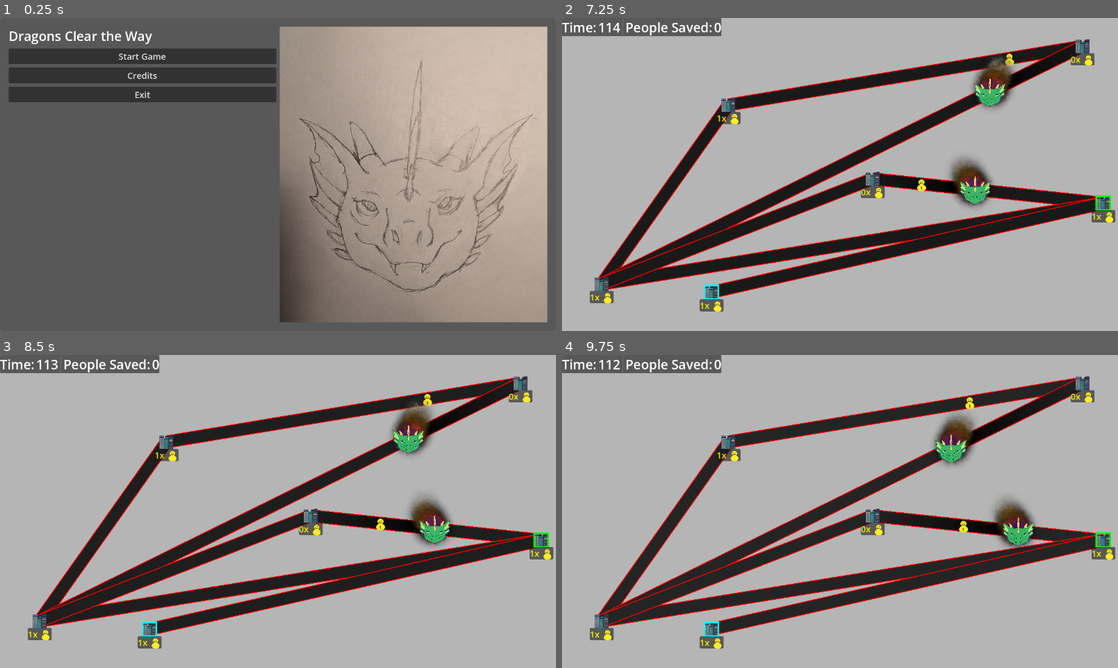
Above: before the commit, frames 1-4 (two rows, left to right).
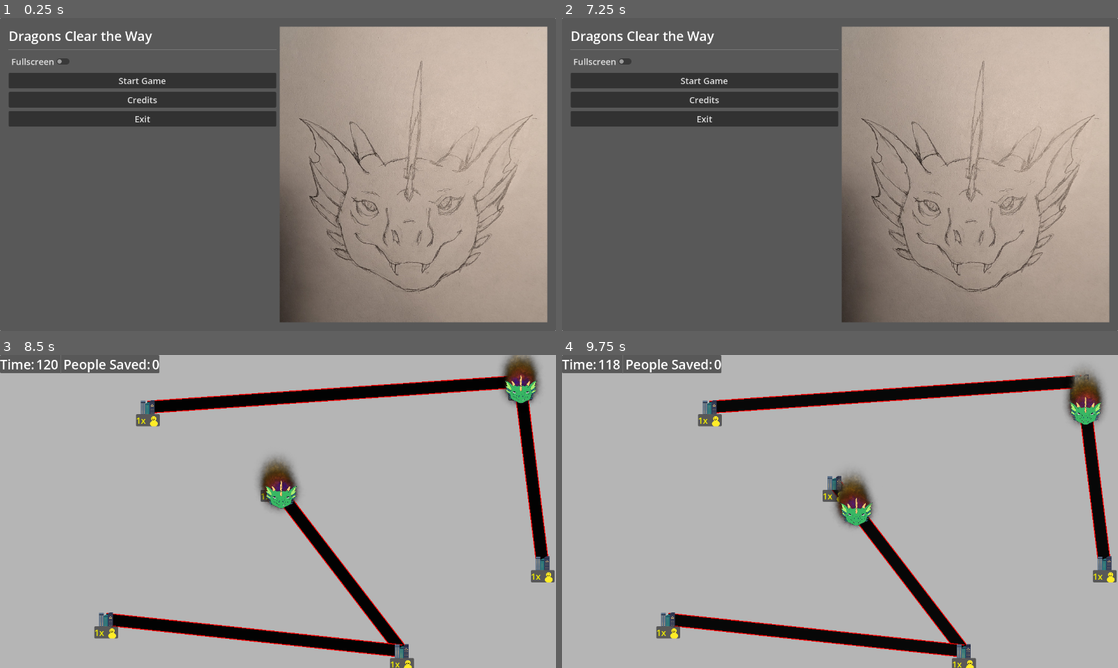
Above: after the commit, the same moments.

Repository: firefly2442/queble-game-jam
Game: Godot game, scene res://scenes/Main.tscn
Two runs of this game, one before a commit and one after it. Both use one fixed random seed, a clock stepped at 60 frames per second and the inputs below.
Inputs (mouse positions are in pixels of both pictures, inside the frame that each line leads up to):
- Up to frame 1 (0.25 s): no input
- Up to frame 2 (7.25 s): click "Start Game" at 0.5 s; click "Start" at 1.25 s; drag from (1084, 46) to (728, 105) at 2.02 s; drag from (728, 105) to (1084, 46) at 2.77 s; move the mouse to (873, 177) at 3.52 s; click (873, 177) at 3.67 s; drag from (1101, 202) to (728, 105) at 4.27 s; drag from (712, 293) to (873, 177) at 5.02 s; drag from (600, 284) to (873, 177) at 5.77 s; move the mouse to (867, 174) at 6.52 s; click (867, 174) at 6.67 s; tap Escape (ui_cancel) at 7.15 s
- Up to frame 3 (8.5 s): click (144, 417) at 7.25 s, where only the run after the commit has a clickable "Start Game"; click (278, 486) at 8 s, where only the run after the commit has a clickable "Start"
- Up to frame 4 (9.75 s): drag from (756, 433) to (712, 630) at 8.77 s; move the mouse to (962, 495) at 9.52 s; click (962, 495) at 9.67 s

The runs differ from the first frame. In frame 1, 7.6% of the frame differs, in the area x 1-50%, y 9-35%; in frame 2, 92%, in the area x 0-100%, y 0-100%; in frame 3, 28%; in frame 4, 28%.

Commit message:
feat: add fullscreen and escape ability

Diff:
--- a/scenes/MainMenu.tscn
+++ b/scenes/MainMenu.tscn
@@ -31,6 +31,18 @@
 theme_override_font_sizes/font_size = 30
 text = "Dragons Clear the Way"
 
+[node name="HSeparator" type="HSeparator" parent="PanelContainer/MarginContainer/HBoxContainer/VBoxContainerMenu" unique_id=1052981149]
+layout_mode = 2
+
+[node name="HBoxContainer" type="HBoxContainer" parent="PanelContainer/MarginContainer/HBoxContainer/VBoxContainerMenu" unique_id=665635871]
+layout_mode = 2
+
+[node name="FullscreenCheckButton" type="CheckButton" parent="PanelContainer/MarginContainer/HBoxContainer/VBoxContainerMenu/HBoxContainer" unique_id=789665023]
+unique_name_in_owner = true
+layout_mode = 2
+theme_override_font_sizes/font_size = 20
+text = "Fullscreen"
+
 [node name="StartGameButton" type="Button" parent="PanelContainer/MarginContainer/HBoxContainer/VBoxContainerMenu" unique_id=1112551618]
 layout_mode = 2
 theme_override_font_sizes/font_size = 20
@@ -56,6 +68,7 @@
 texture = ExtResource("2_0ykhv")
 expand_mode = 1
 
+[connection signal="pressed" from="PanelContainer/MarginContainer/HBoxContainer/VBoxContainerMenu/HBoxContainer/FullscreenCheckButton" to="." method="_on_check_button_pressed"]
 [connection signal="pressed" from="PanelContainer/MarginContainer/HBoxContainer/VBoxContainerMenu/StartGameButton" to="." method="_on_start_game_button_pressed"]
 [connection signal="pressed" from="PanelContainer/MarginContainer/HBoxContainer/VBoxContainerMenu/CreditsButton" to="." method="_on_credits_button_pressed"]
 [connection signal="pressed" from="PanelContainer/MarginContainer/HBoxContainer/VBoxContainerMenu/ExitButton" to="." method="_on_exit_button_pressed"]
--- a/scripts/Game.gd
+++ b/scripts/Game.gd
@@ -106,3 +106,8 @@
 func _on_game_timer_timeout() -> void:
 	# game is finished, show results
 	SceneSwitcher.switch_scene("uid://bxxiwvubxvak4")
+
+func _input(event: InputEvent) -> void:
+	if event.is_action_pressed("ui_cancel"):
+		GameState.reset()
+		SceneSwitcher.switch_scene("uid://jhs55aqbv7tw")
--- a/scripts/MainMenu.gd
+++ b/scripts/MainMenu.gd
@@ -4,6 +4,7 @@
 	pass
 
 func _on_exit_button_pressed() -> void:
+	DisplayServer.window_set_mode(DisplayServer.WINDOW_MODE_WINDOWED)
 	get_tree().quit()
 
 
@@ -13,3 +14,14 @@
 
 func _on_credits_button_pressed() -> void:
 	SceneSwitcher.switch_scene("uid://vwcwry2ct878")
+
+
+func _on_check_button_pressed() -> void:
+	_toggle_fullscreen()
+
+func _toggle_fullscreen() -> void:
+	var is_fullscreen: bool = DisplayServer.window_get_mode() == DisplayServer.WINDOW_MODE_FULLSCREEN
+	if is_fullscreen:
+		DisplayServer.window_set_mode(DisplayServer.WINDOW_MODE_WINDOWED)
+	else:
+		DisplayServer.window_set_mode(DisplayServer.WINDOW_MODE_FULLSCREEN)
